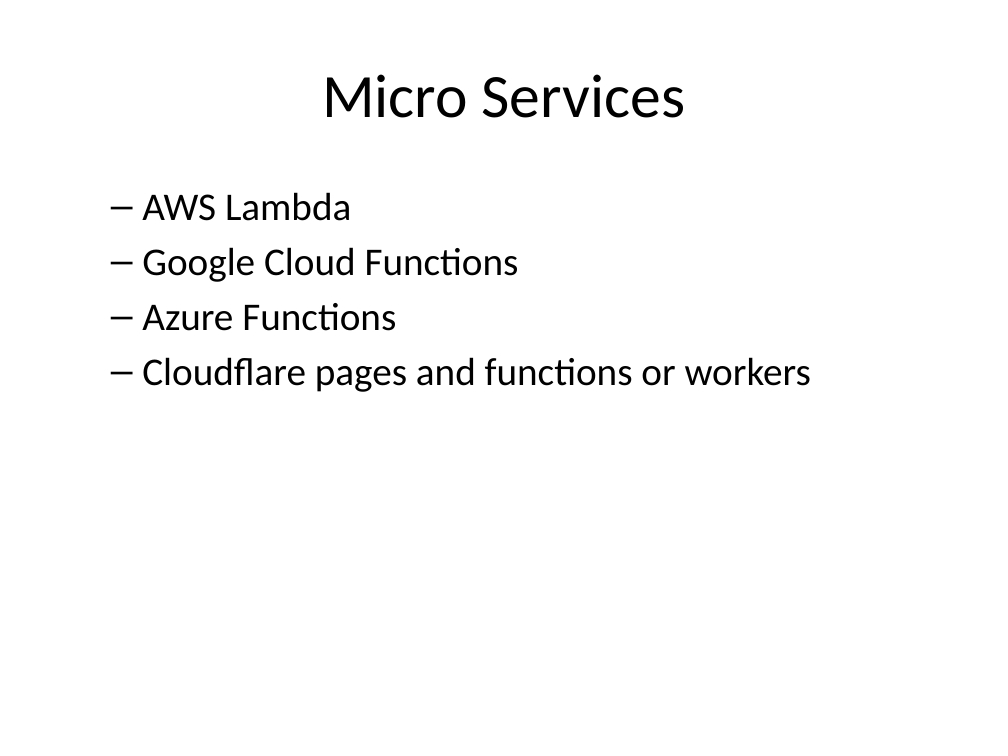
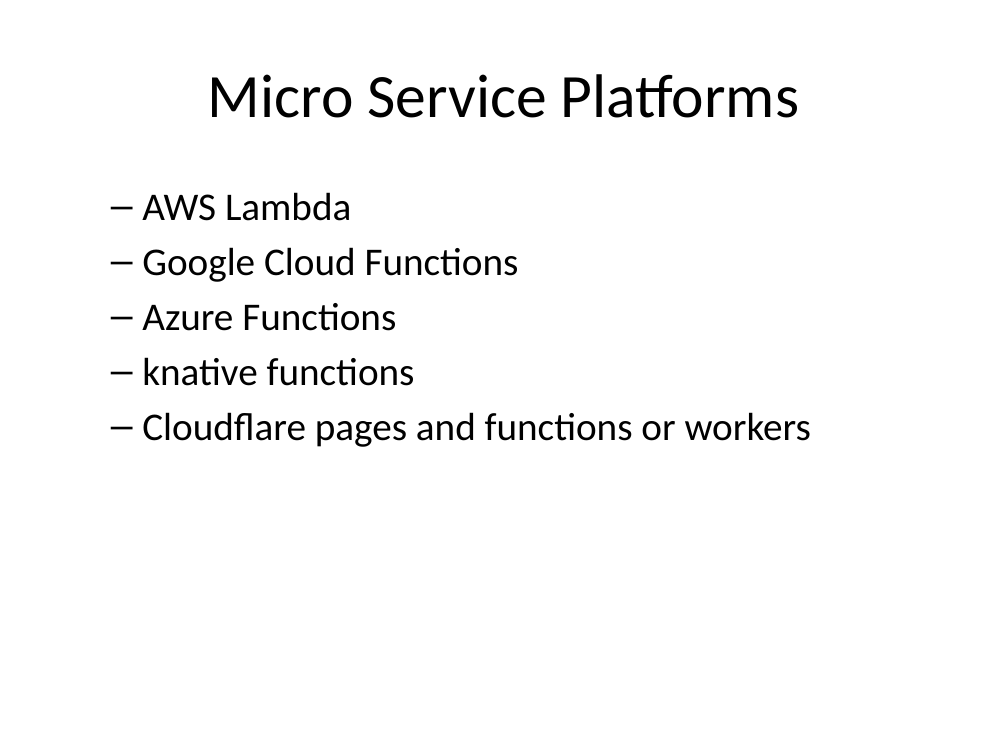
Before and after one commit to rhildred/INFO8985, a slide deck: slide 6 of microservice_instrumenting/slides.pptx (slide 5 before the commit). Drawn at 1008x756 pixels with LibreOffice and Linux fonts; fonts in the diff are those of the drawing. Boxes give left, top, right and bottom in pixels: in the first picture for what was removed or moved away, otherwise in the second. Text is boxed around its words. In the diff, an @@ line names an element or a change of style, - is before the commit and + after.

```diff
--- a/microservice_instrumenting/slides.pptx
+++ b/microservice_instrumenting/slides.pptx
@@ title at [208,74,799,118]: text changed @@
-Micro Services
+Micro Service Platforms
@@ text at [142,357,415,386]: paragraph added @@
+  – knative functions
```
Also in this commit, not shown: 2 other slides changed, 10 slides added, 13 other files.
